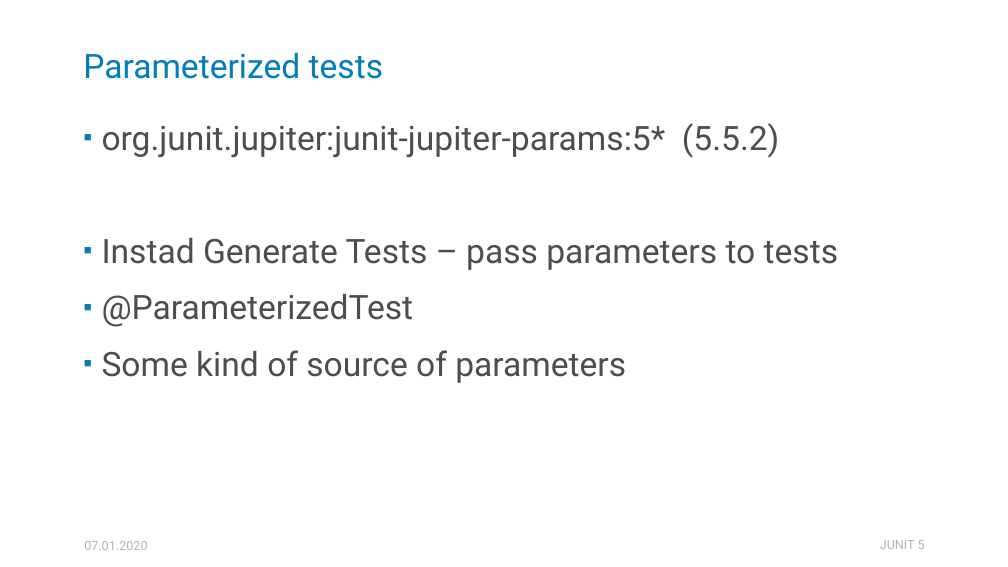
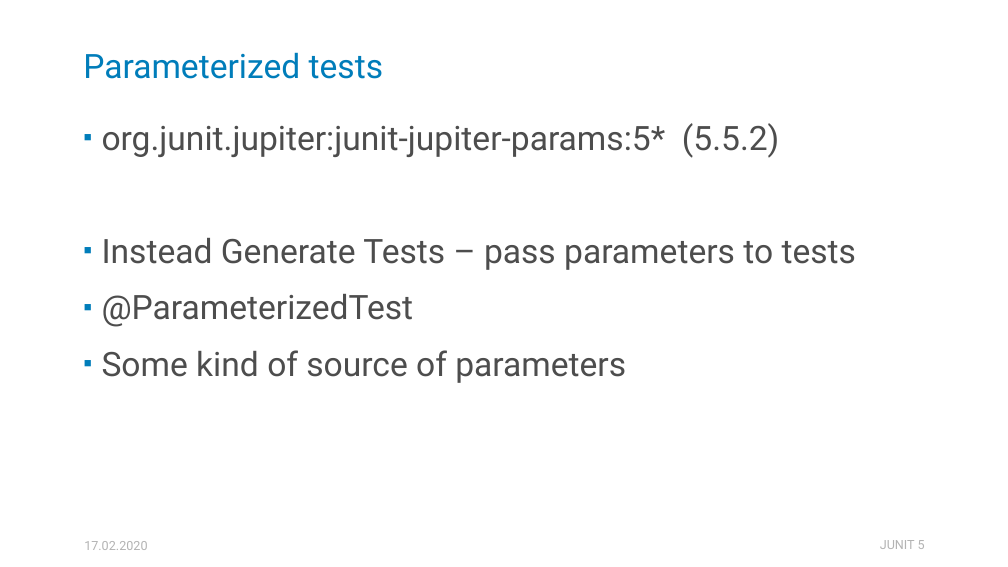
Before and after one commit to HellSpawn287/pf-presentations, a slide deck: slide 16 of ZJAVA/Junit5/Junit5 - ZJAVA.pptx. Drawn at 1008x567 pixels with LibreOffice and Linux fonts; fonts in the diff are those of the drawing. Boxes give left, top, right and bottom in pixels: in the first picture for what was removed or moved away, otherwise in the second. Text is boxed around its words. In the diff, an @@ line names an element or a change of style, - is before the commit and + after.

```diff
--- a/ZJAVA/Junit5/Junit5 - ZJAVA.pptx
+++ b/ZJAVA/Junit5/Junit5 - ZJAVA.pptx
@@ text at box(102, 238, 856, 270): text changed @@
-▪ Instad Generate Tests – pass parameters to tests
+▪ Instead Generate Tests – pass parameters to tests
@@ text at box(84, 541, 147, 550): text changed @@
-07.01.2020
+17.02.2020
```
Also in this commit, not shown: 17 other slides changed.
